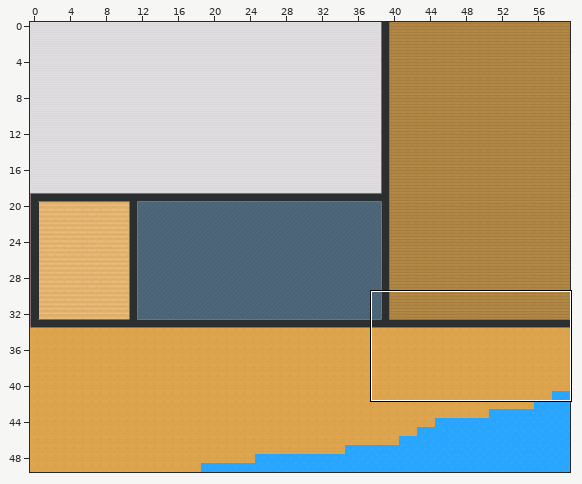
Level history. Tiled map (JSON): map.tmj. Above: a wide view before the commit, with the close-up outlined.
Close-up. Before the edit:
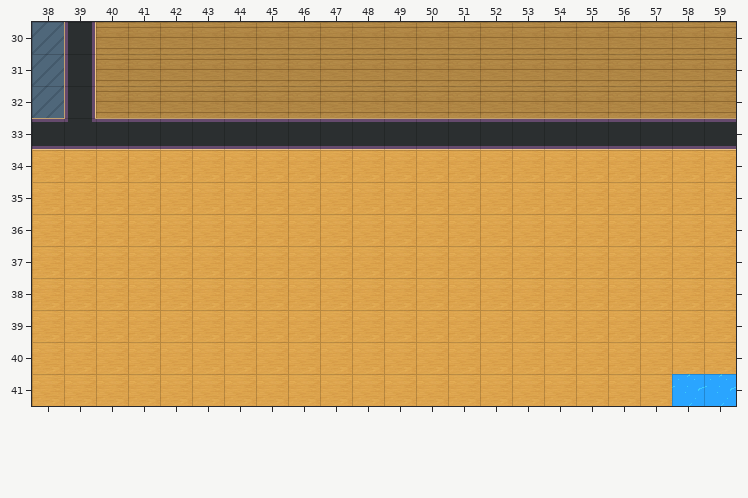
Cells are 32x32 px. Shown: x 38..59, y 30..41. The commit also changed other parts of the map, which this record leaves out.
After the commit:
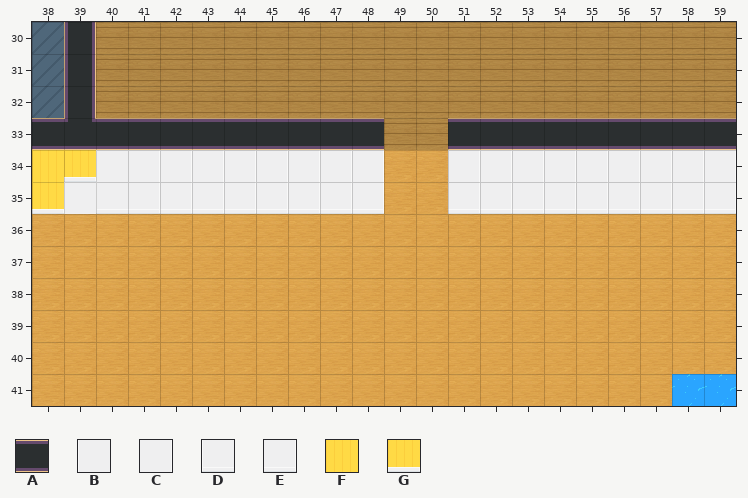
Key: from "Chunk 1": A 3, B 14, C 15, D 16, E 17, F 20, G 23.
_ is an empty cell.
Changes in this commit:
Layer "walls/walls1":
Tile B now appears in row 34 at x 40; in row 35 at x 39.
Tile C now appears in row 34 at x 41 to 48 and 51 to 59.
Tile D now appears in row 35 at x 40.
Tile E now appears in row 35 at x 41 to 48 and 51 to 59.
Tile F now appears in row 34 at x 38.
Tile G now appears in row 34 at x 39; in row 35 at x 38.
Tile A is removed in row 33 at x 49 to 50.
Where, in picture pixels (left, top, right, bottom), the same in both close-ups:
changed: (32, 118, 736, 214)
